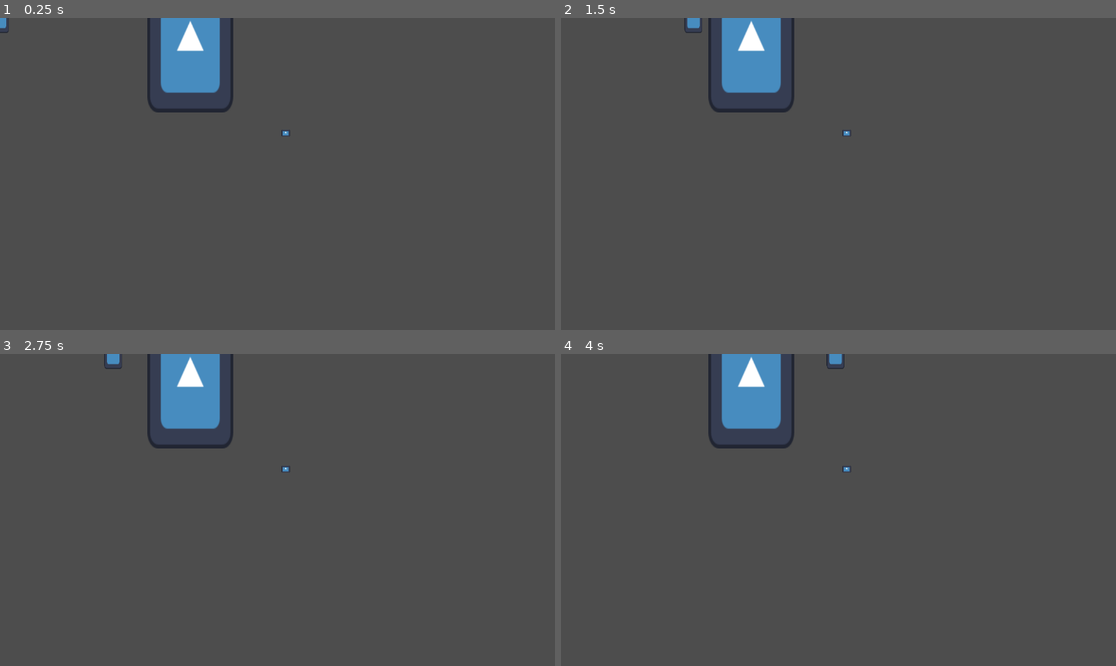
Above: before the commit, frames 1-4 (two rows, left to right).
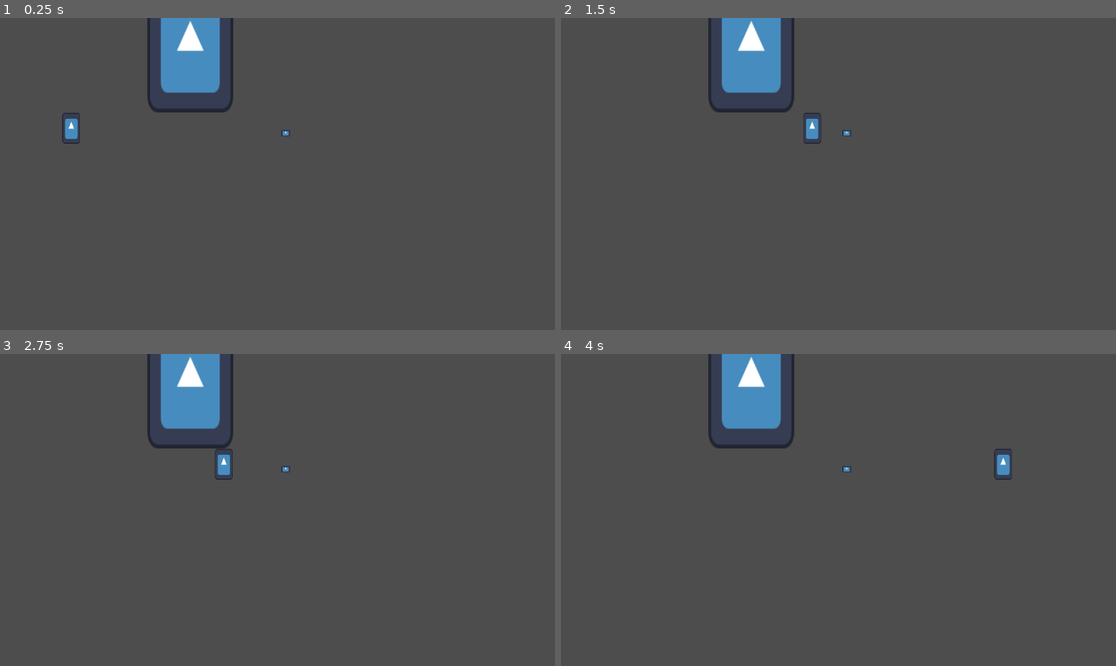
Above: after the commit, the same moments.

Repository: CISC204-S26/hw4-rhodew-ldilks
Game: Godot game, scene res://test_room.tscn
The game is run twice, just before and just after one commit, with the same random seed, the same clock (stepped at 60 frames per second) and the same inputs. This scene is started directly instead of the project's main scene. The engine's default icon, where the game draws it, is replaced by a stand-in: a white triangle on a blue panel in a dark square.
Inputs:
- Up to frame 1 (0.25 s): no input
- Up to frame 2 (1.5 s): tap Enter (ui_accept) at 0.5, 0.77 s; hold Right (move_right) from 0.53 s (still down); tap E (interact) at 0.6, 1.35 s
- Up to frame 3 (2.75 s): tap Enter (ui_accept) at 1.52 s; release Right (move_right) at 2.03 s; hold A (move_left) from 2.03 s (still down); tap E (interact) at 2.1 s
- Up to frame 4 (4 s): release A (move_left) at 2.78 s; hold Right (move_right) from 2.78 s (still down); tap E (interact) at 2.85, 3.6 s; tap Enter (ui_accept) at 3.02, 3.77 s

The runs differ from the first frame. In frame 1, 0.2% of the frame differs, in the area x 0-15%, y 0-41%; in frame 2, 0.3%; in frame 3, 0.3%; in frame 4, 0.3%, in the area x 47-82%, y 0-41%.
Error before the commit: Invalid access of index '-1' on a base object of type: 'Array'. (res://player.gd:35)
Error after the commit: Invalid access of index '-1' on a base object of type: 'Array'. (res://player.gd:33)

Commit message:
Made the Interactible its own scene

Diff:
--- /dev/null
+++ b/pair-project/interactible.tscn
@@ -0,0 +1,16 @@
+[gd_scene format=3 uid="uid://dkapx3i0trh0s"]
+
+[ext_resource type="Script" uid="uid://cqsrkglx1o324" path="res://interactible.gd" id="1_f8sn6"]
+[ext_resource type="Texture2D" uid="uid://cbdxfwrjyresj" path="res://icon.svg" id="2_8wxgd"]
+
+[sub_resource type="RectangleShape2D" id="RectangleShape2D_jhewe"]
+
+[node name="Switch" type="Area2D" unique_id=1281547832]
+script = ExtResource("1_f8sn6")
+
+[node name="CollisionShape2D" type="CollisionShape2D" parent="." unique_id=1403252016]
+shape = SubResource("RectangleShape2D_jhewe")
+
+[node name="Sprite2D" type="Sprite2D" parent="." unique_id=474402160]
+scale = Vector2(0.140625, 0.109374985)
+texture = ExtResource("2_8wxgd")
--- a/pair-project/player.gd
+++ b/pair-project/player.gd
@@ -1,34 +1,32 @@
 extends CharacterBody2D
 
 
-const SPEED = 300.0
+const speed = 200.0
 const JUMP_VELOCITY = -400.0
 
 #variables
 var nearby_interactibles = [];
 
 func _physics_process(delta: float) -> void:
-	# Add the gravity.
-	#if not is_on_floor():
-		#velocity += get_gravity() * delta
-
 	# Handle jump.
 	if Input.is_action_just_pressed("ui_accept") and is_on_floor():
 		velocity.y = JUMP_VELOCITY
 
-	# Get the input direction and handle the movement/deceleration.
-	# As good practice, you should replace UI actions with custom gameplay actions.
-	var x_direction := Input.get_axis("move_left", "move_right")
-	if x_direction:
-		velocity.x = x_direction * SPEED
-	else:
-		velocity.x = move_toward(velocity.x, 0, SPEED)
+	var direction = Vector2.ZERO #set direction var
 
-	var y_direction := Input.get_axis("move_up", "move_down")
-	if y_direction:
-		velocity.y = y_direction * SPEED
-	else:
-		velocity.y = move_toward(velocity.x, 0, SPEED)
+	#movement input
+	if Input.is_action_pressed("move_left"):
+		direction.x -= 1
+	if Input.is_action_pressed("move_right"):
+		direction.x += 1
+	if Input.is_action_pressed("move_up"):
+		direction.y -= 1
+	if Input.is_action_pressed("move_down"):
+		direction.y += 1
+
+	direction = direction.normalized() #normalize diagnols
+	velocity = direction * speed #apply movement
+	move_and_slide()
 
 
 	if Input.is_action_just_pressed("interact"):
--- a/pair-project/project.godot
+++ b/pair-project/project.godot
@@ -20,6 +20,7 @@
 interact={
 "deadzone": 0.2,
 "events": [Object(InputEventKey,"resource_local_to_scene":false,"resource_name":"","device":-1,"window_id":0,"alt_press …(192 unchanged characters)…
+, Object(InputEventKey,"resource_local_to_scene":false,"resource_name":"","device":-1,"window_id":0,"alt_pressed":false,"shift_pressed":false,"ctrl_pressed":false,"meta_pressed":false,"pressed":false,"keycode":0,"physical_keycode":90,"key_label":0,"unicode":122,"location":0,"echo":false,"script":null)
 ]
 }
 move_right={
--- a/pair-project/test_room.tscn
+++ b/pair-project/test_room.tscn
@@ -15,5 +15,6 @@
 script = ExtResource("4_ju58f")
 
 [node name="Player" parent="." unique_id=1565198641 instance=ExtResource("5_sqxie")]
+position = Vector2(148, 230)
 
 [connection signal="switcheroo" from="Switch" to="Door" method="_on_switch_switcheroo"]
Not shown: 1 places in pair-project/test_room.tscn that only renumber resources
